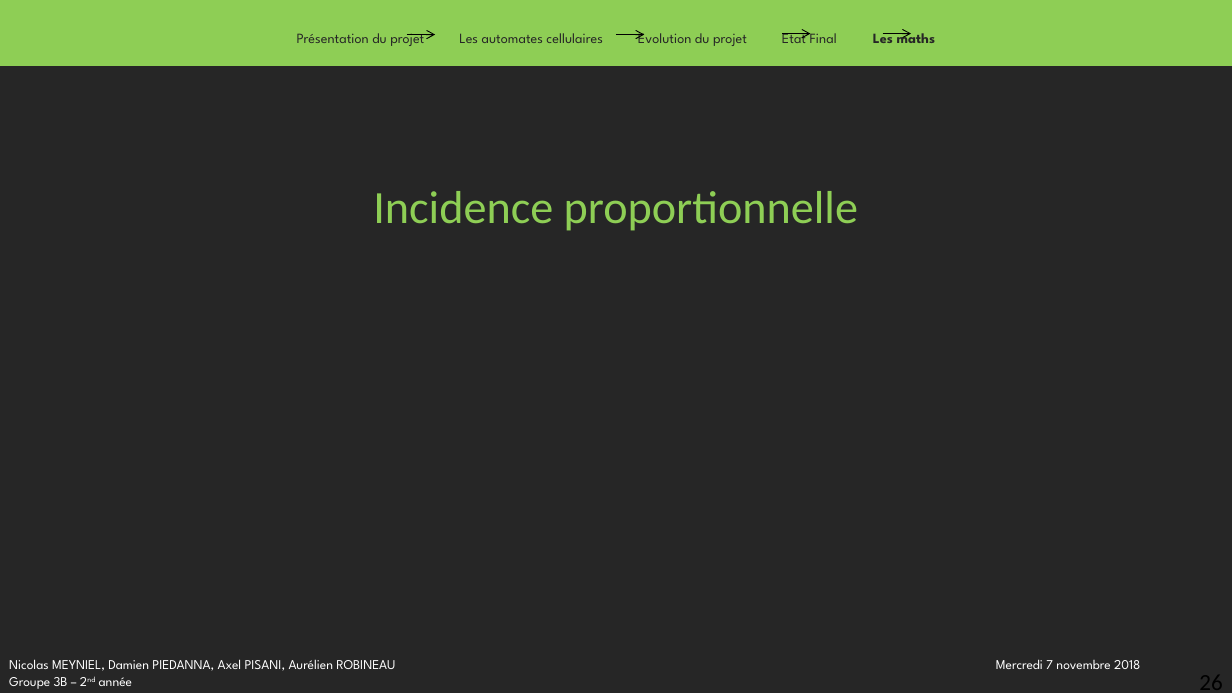
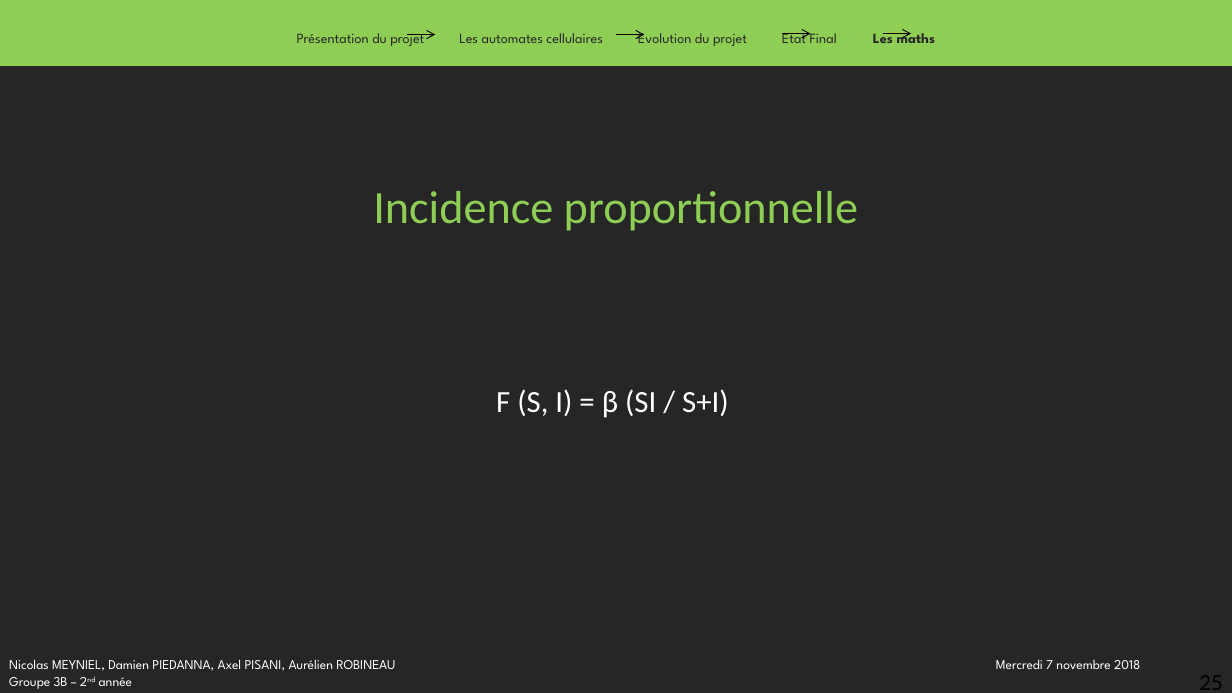
Before and after one commit to damien-piedanna/virus-cellular-automaton, a slide deck: slide 25 of doc/PowerPoint_Modelisation_Mathematique.pptx (slide 26 before the commit). Drawn at 1232x693 pixels with LibreOffice and Linux fonts; fonts in the diff are those of the drawing. Boxes give left, top, right and bottom in pixels: in the first picture for what was removed or moved away, otherwise in the second. Text is boxed around its words. In the diff, an @@ line names an element or a change of style, - is before the commit and + after.

```diff
--- a/doc/PowerPoint_Modelisation_Mathematique.pptx
+++ b/doc/PowerPoint_Modelisation_Mathematique.pptx
@@ text added at (x1=496, y1=389, x2=729, y2=418), 24 pt, text #FFFFFF @@
+F (S, I) = β (SI / S+I)
@@ page number at (x1=1199, y1=668, x2=1222, y2=693): text changed @@
-26
+25
```
Also in this commit, not shown: 1 other slide changed, 1 slide removed.
